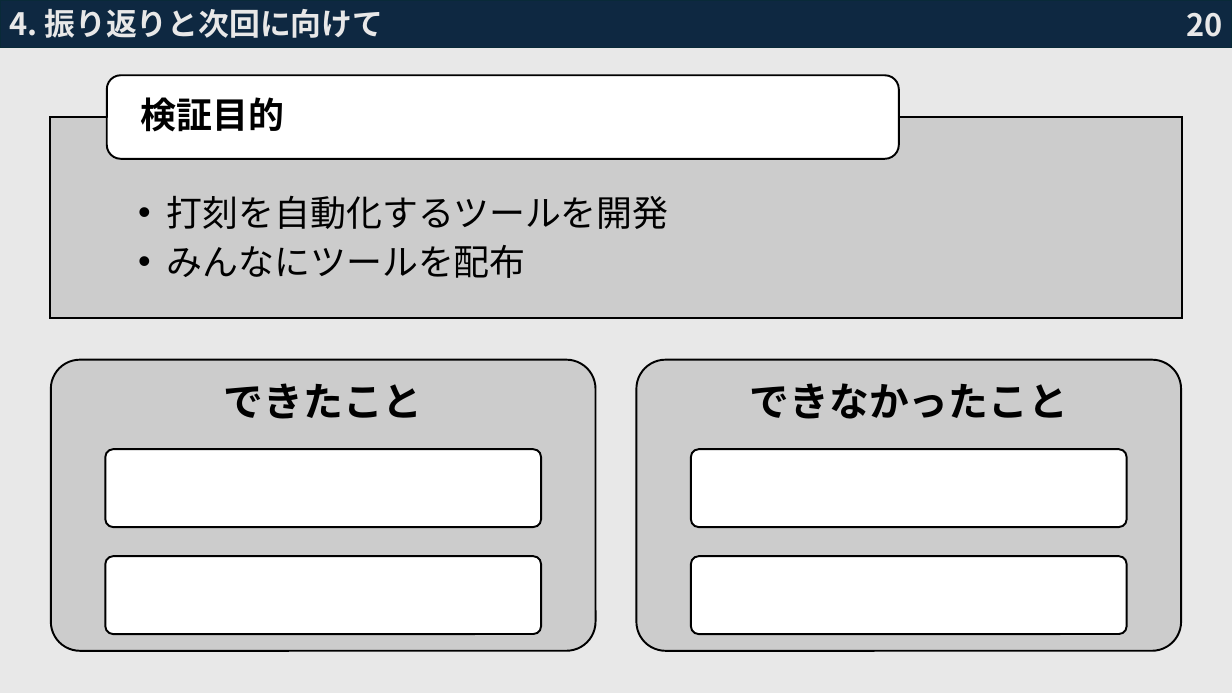
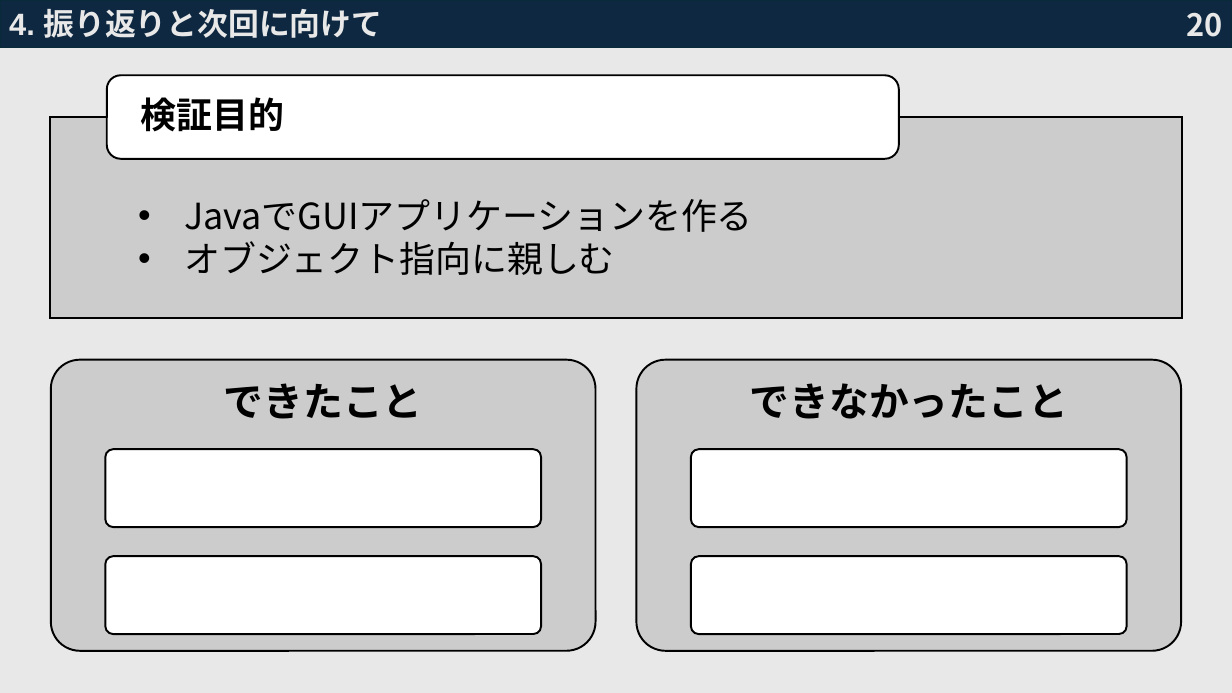
Before and after one commit to sahokk/JavaDakoku0502, a slide deck: slide 28 of 技術検証発表資料2.pptx (slide 21 before the commit). Drawn at 1232x693 pixels with LibreOffice and Linux fonts; fonts in the diff are those of the drawing. Boxes give left, top, right and bottom in pixels: in the first picture for what was removed or moved away, otherwise in the second. Text is boxed around its words. In the diff, an @@ line names an element or a change of style, - is before the commit and + after.

```diff
--- a/技術検証発表資料2.pptx
+++ b/技術検証発表資料2.pptx
@@ text "4. 振り返りと次回に向けて" at [9, 9, 382, 38]: font Noto Sans CJK JP to Arial @@
@@ text at [184, 199, 753, 275]: text changed @@
-  • 打刻を自動化するツールを開発
-  • みんなにツールを配布
+• JavaでGUIアプリケーションを作る
+• オブジェクト指向に親しむ
```
Also in this commit, not shown: 11 other slides changed, 15 slides added, 8 slides removed, 31 other files.
